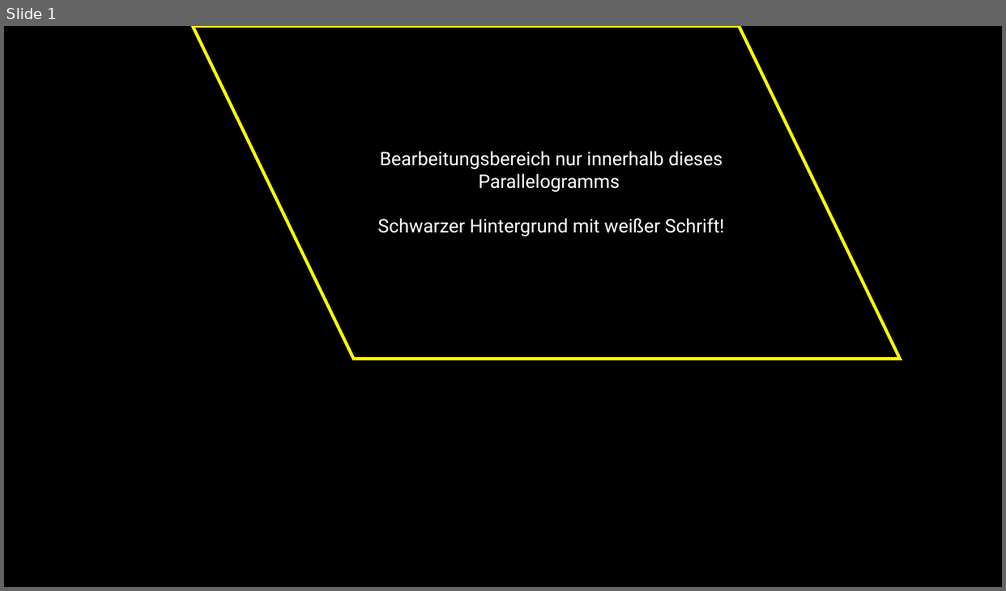
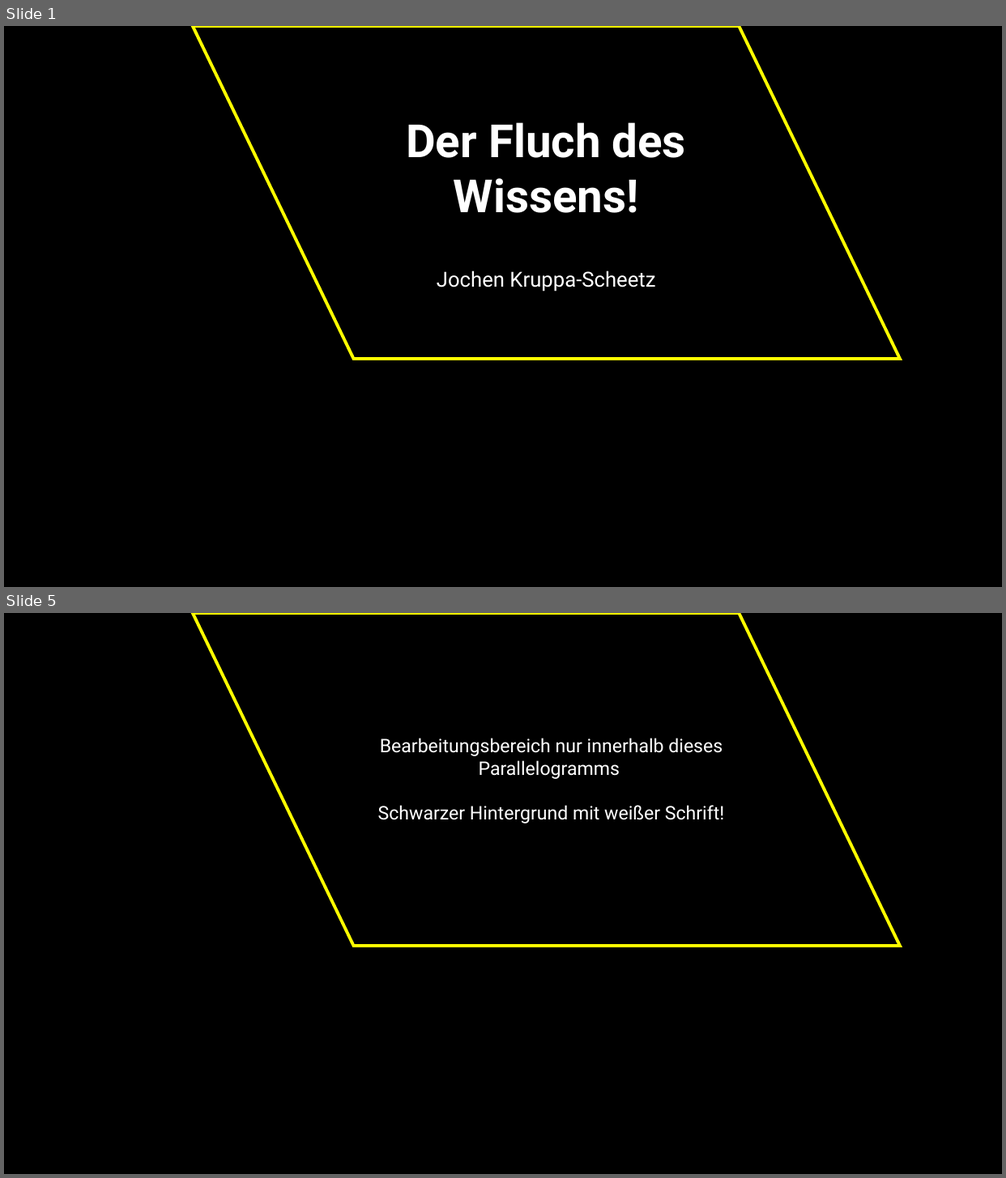
Before and after one commit to jkruppa/teaching, a slide deck: talks/202510_roulette/Kruppa_Scheetz.pptx. Shown one above the other, each under a label of ours: slide 1 before the commit, slides 1 and 5 after it; the slides between them are not shown. The pictures are 1006x591 and 1006x1178 pixels, drawn with LibreOffice and Linux fonts; fonts in the diff are those of the drawing. Boxes give left, top, right and bottom in pixels: in the first picture for what was removed or moved away, otherwise in the second. Text is boxed around its words. In the diff, an @@ line names an element or a change of style, - is before the commit and + after.

```diff
--- a/talks/202510_roulette/Kruppa_Scheetz.pptx
+++ b/talks/202510_roulette/Kruppa_Scheetz.pptx
@@ slide 1 added at (x1=4, y1=26, x2=1002, y2=587), background #000000 @@
@@ parallelogram added at (x1=193, y1=26, x2=900, y2=359), fill #000000, outline #FFFF00 3 pt @@
@@ text added at (x1=406, y1=122, x2=686, y2=292), 20 pt, text #FFFFFF @@
+Der Fluch des Wissens!
+Jochen Kruppa-Scheetz
@@ what was slide 1 is now slide 5 @@
```
Also in this commit, not shown: 9 other slides added, 1 other file.
